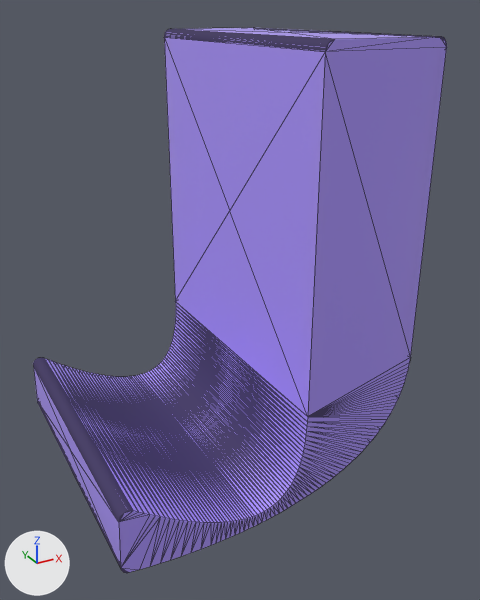
Two versions of the glTF model public/assets/J.gltf, one commit apart.
Rendered twice from a 50 mm lens placed at (-0.0144, -0.0306, 0.0126), pointed at (0.0014, -0.0017, -0.0019). Arrows for +X, +Y and +Z are at lower left; the lights stay in place. Mesh edges are drawn as thin lines. Vertices at the same position are counted once.
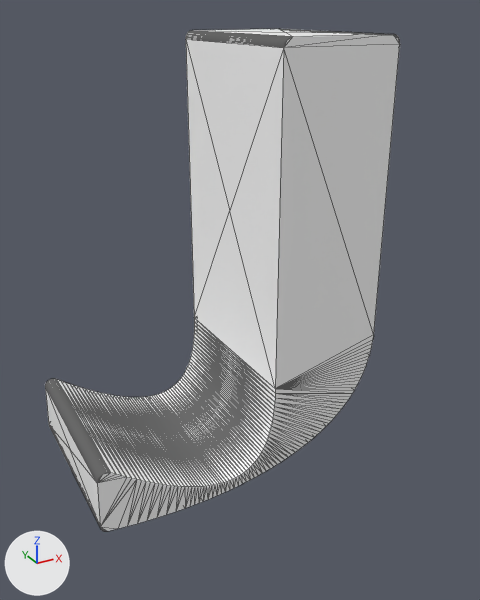
Pixel boxes [x1, y1, x2, y2] of what changed, in the pictures (480 x 600 px):
```json
{"object": "Mesh_0", "change": "recoloured, mesh rescaled", "before": [33, 28, 447, 573], "after": [45, 29, 400, 531], "on screen": "blue to white, 14% narrower, 8% shorter"}
```

Scene script edits in JSON lines:
```json
{"op": "set", "path": "mat_material_0.base_color", "old": "(0.43, 0.312, 1.0)", "new": "(1.0, 1.0, 1.0)", "note": "blue #af98ff -> white #ffffff"}
{"block": "me_mesh_0", "where": "me_mesh_0.from_pydata(...)  # 606 vertices, 1208 faces; spans x -0.0082..0.0082, y -0.008..0.008, z -0.0115..0.0115"}
{"block": "me_mesh_0", "where": "# used by ob_mesh_0; location = (0.0, 0.0, 0.0)"}
{"block": "me_mesh_0", "change": "me_mesh_0 part 1: the whole mesh is scaled about its middle by (1, 0.625, 1)"}
```
